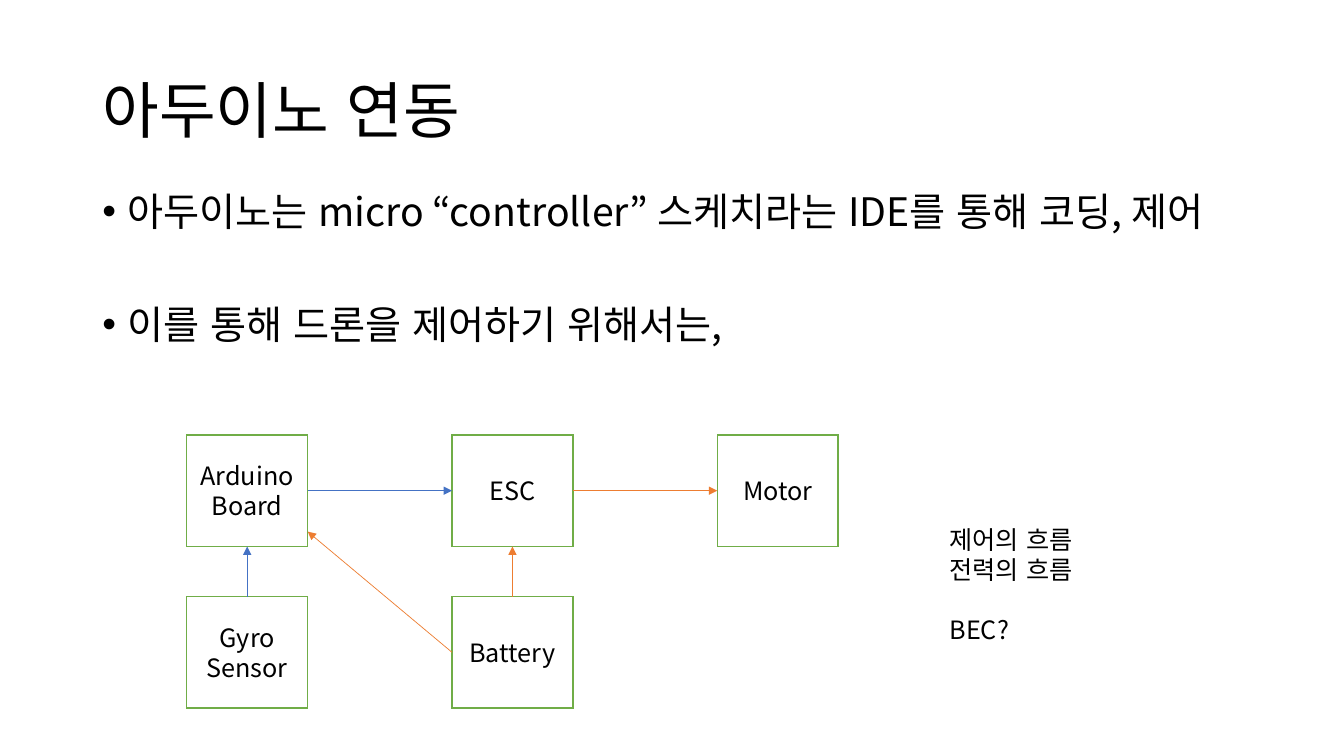
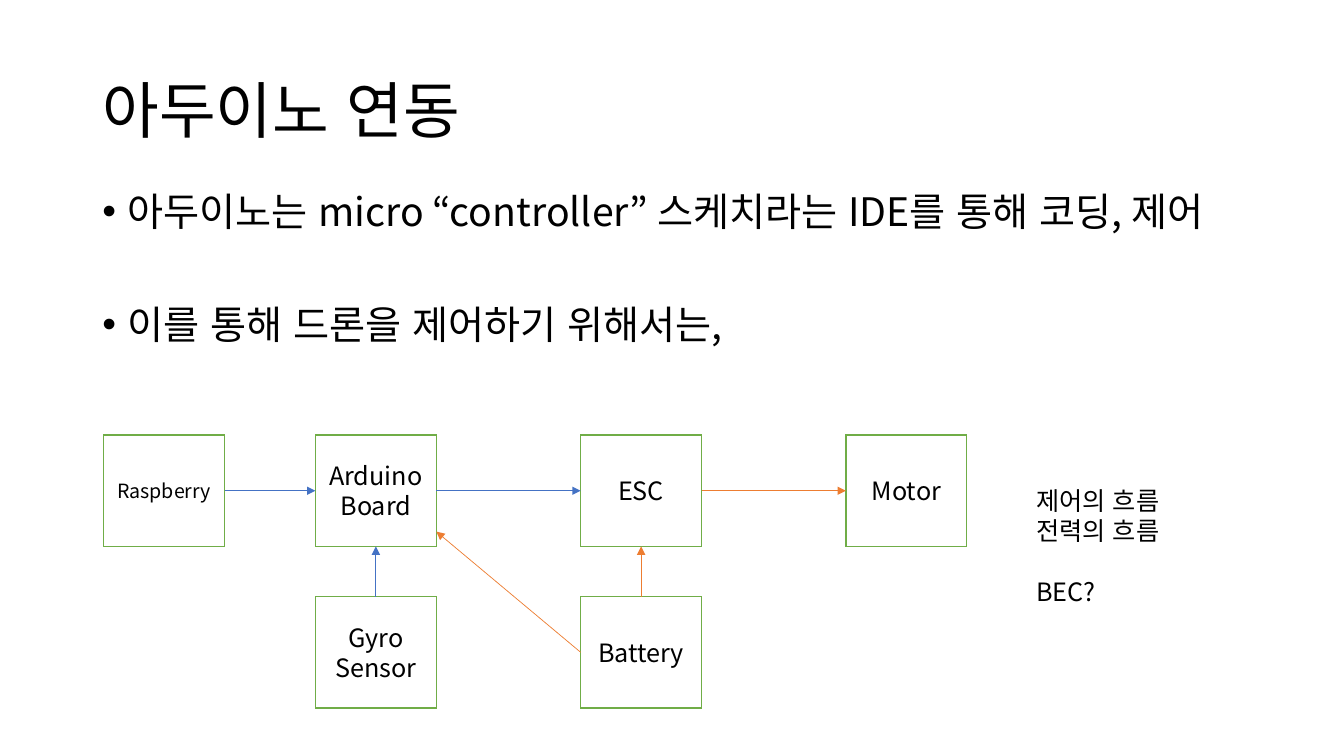
Before and after one commit to goofcode/MTDC, a slide deck: slide 5 of Study/20170430.pptx. Drawn at 1344x756 pixels with LibreOffice and Linux fonts; fonts in the diff are those of the drawing. Boxes give left, top, right and bottom in pixels: in the first picture for what was removed or moved away, otherwise in the second. Text is boxed around its words. In the diff, an @@ line names an element or a change of style, - is before the commit and + after.

```diff
--- a/Study/20170430.pptx
+++ b/Study/20170430.pptx
@@ rectangle added at (x1=104, y1=436, x2=225, y2=547), fill #FFFFFF, outline #70AD47 1 pt, 14 pt, text #000000 @@
+Raspberry
@@ arrow added from (225, 491) to (316, 491), #4472C4 0.5 pt @@
@@ 5 rectangles, 5 arrows moved together from (x1=187, y1=436, x2=839, y2=709) to (x1=316, y1=436, x2=967, y2=709) @@
@@ text "제어의 흐름" moved from (x1=950, y1=528, x2=1072, y2=640) to (x1=1036, y1=489, x2=1159, y2=602) @@
```
Also in this commit, not shown: 1 other slide changed, 1 other file.
